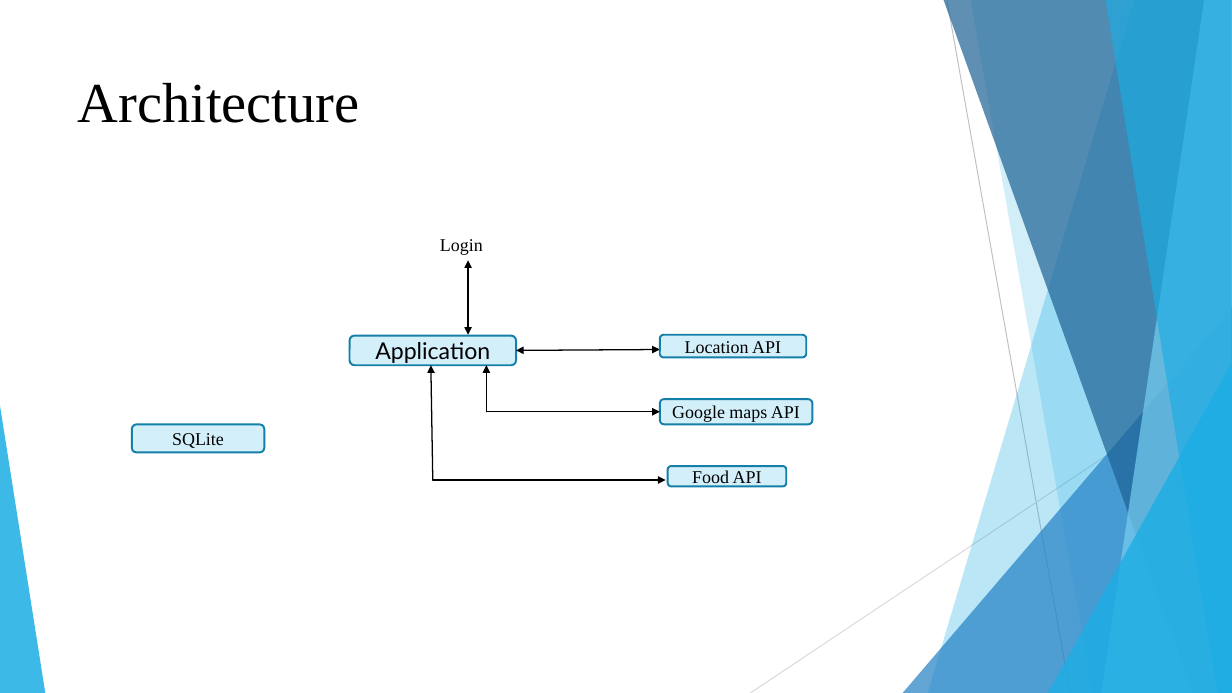
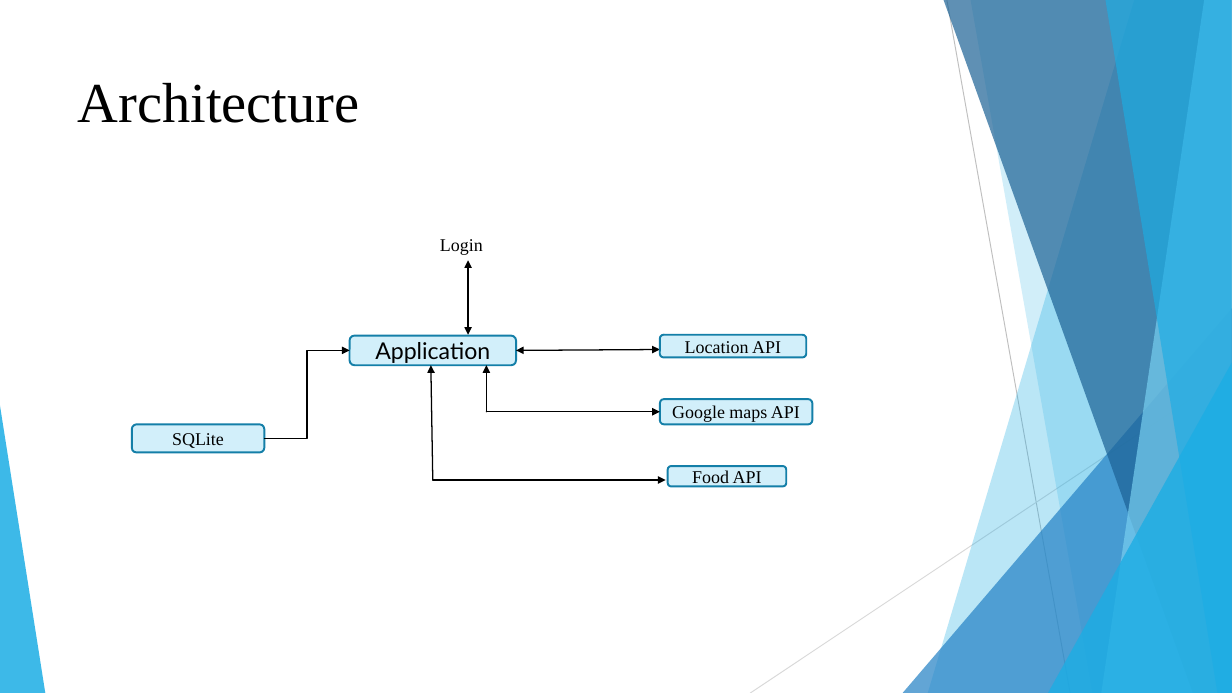
Before and after one commit to SCE-UMKC/ASESP16_RestaurantFinder_13, a slide deck: slide 4 of Project PPT/Restaurant Finder & Diet Planner.pptx. Drawn at 1232x693 pixels with LibreOffice and Linux fonts; fonts in the diff are those of the drawing. Boxes give left, top, right and bottom in pixels: in the first picture for what was removed or moved away, otherwise in the second. Text is boxed around its words. In the diff, an @@ line names an element or a change of style, - is before the commit and + after.

```diff
--- a/Project PPT/Restaurant Finder & Diet Planner.pptx
+++ b/Project PPT/Restaurant Finder & Diet Planner.pptx
@@ elbow arrow added from (264, 438) to (349, 350), #000000 1 pt @@
```
Also in this commit, not shown: 2 other slides changed, 2 slides removed.
